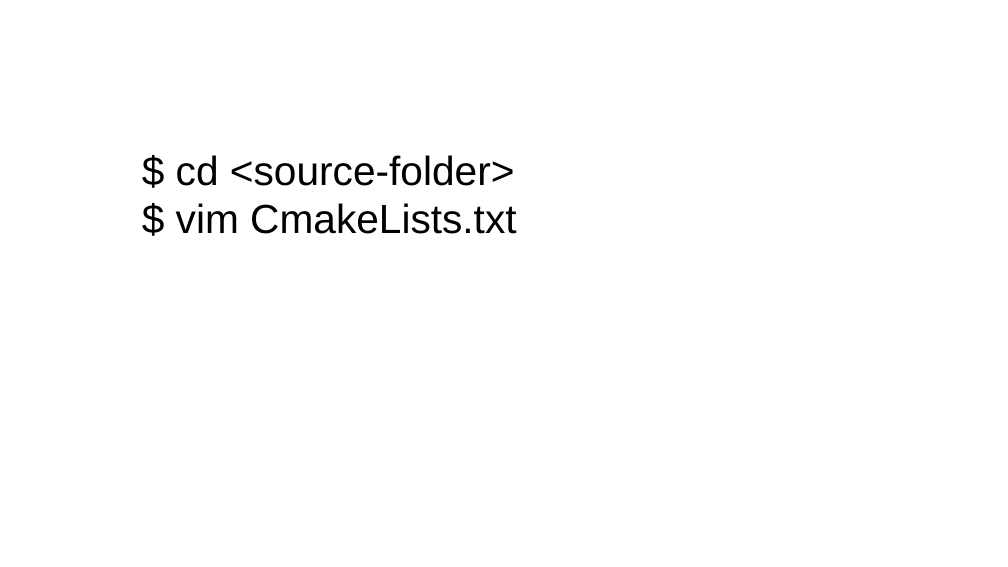
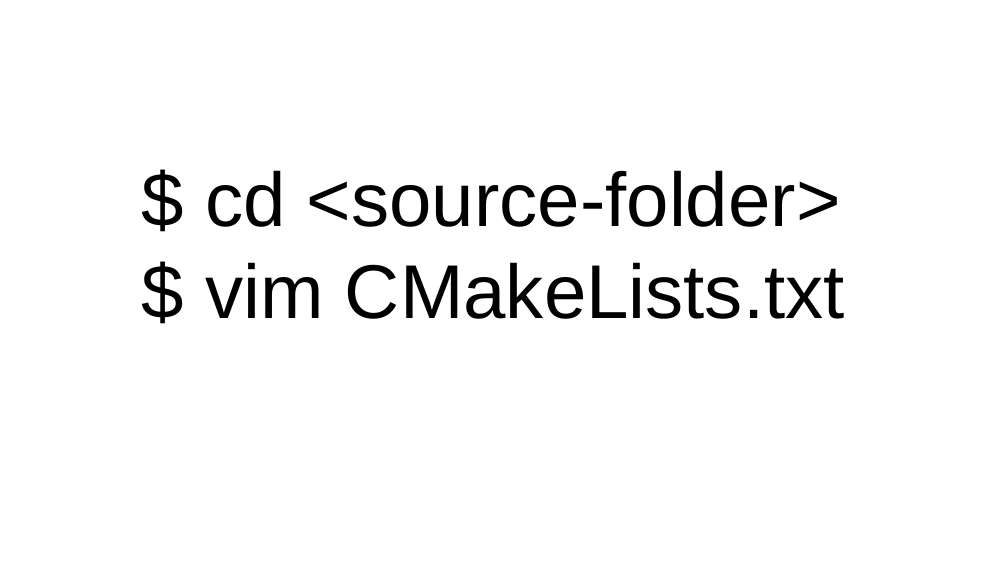
Before and after one commit to dynamic-cast/cmake-101, a slide deck: slide 9 of slides/dynamic_cast-CMake-101.odp (slide 8 before the commit). Drawn at 1008x567 pixels with LibreOffice and Linux fonts; fonts in the diff are those of the drawing; background and template pictures are left out. Boxes give left, top, right and bottom in pixels: in the first picture for what was removed or moved away, otherwise in the second. Text is boxed around its words. In the diff, an @@ line names an element or a change of style, - is before the commit and + after.

```diff
--- a/slides/dynamic_cast-CMake-101.odp
+++ b/slides/dynamic_cast-CMake-101.odp
@@ subtitle "$ cd <source-folder>": place and size @@
-subtitle "$ cd <source-folder>" at [176,155,516,234]
+subtitle "$ cd <source-folder>" at [205,170,845,319]
@@ subtitle at [205,170,841,227]: size 32 to 60 pt in "$ cd <source-folder>" @@
@@ subtitle at [205,262,845,319]: text changed; size 32 to 60 pt @@
-$ vim CmakeLists.txt
+$ vim CMakeLists.txt
```
Also in this commit, not shown: 4 other slides changed, 2 slides added, 2 other files.
